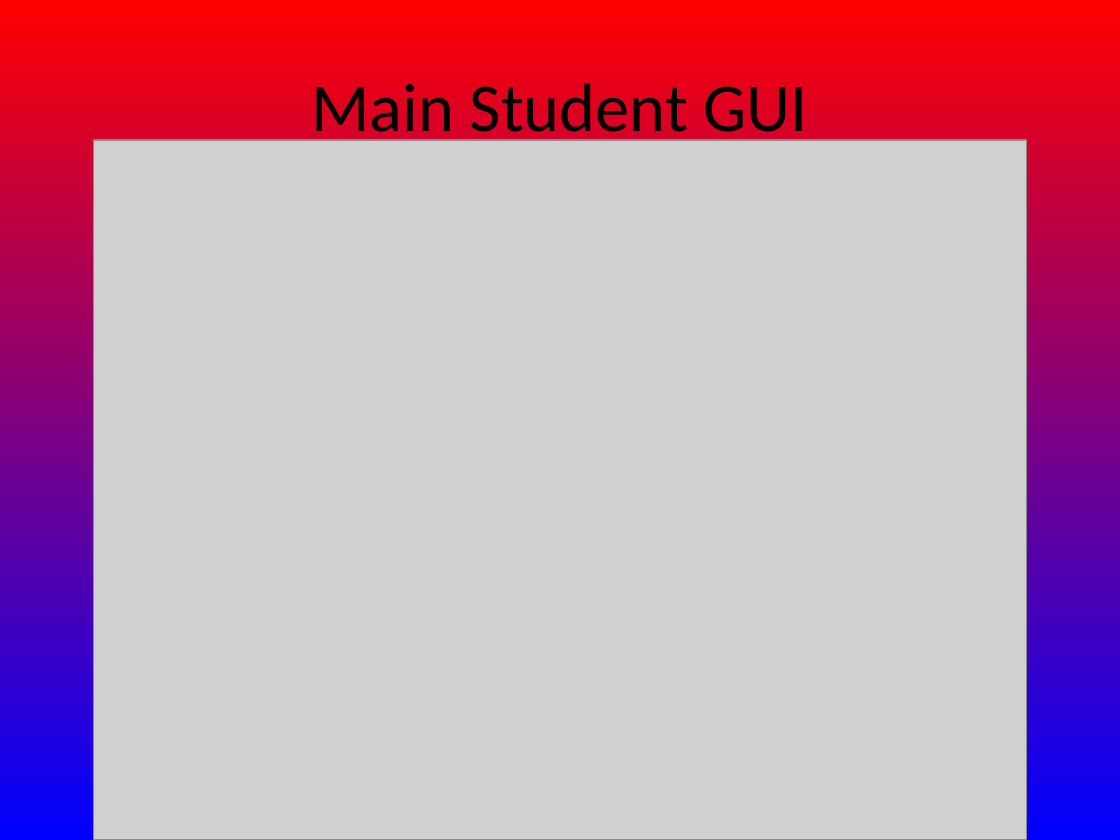
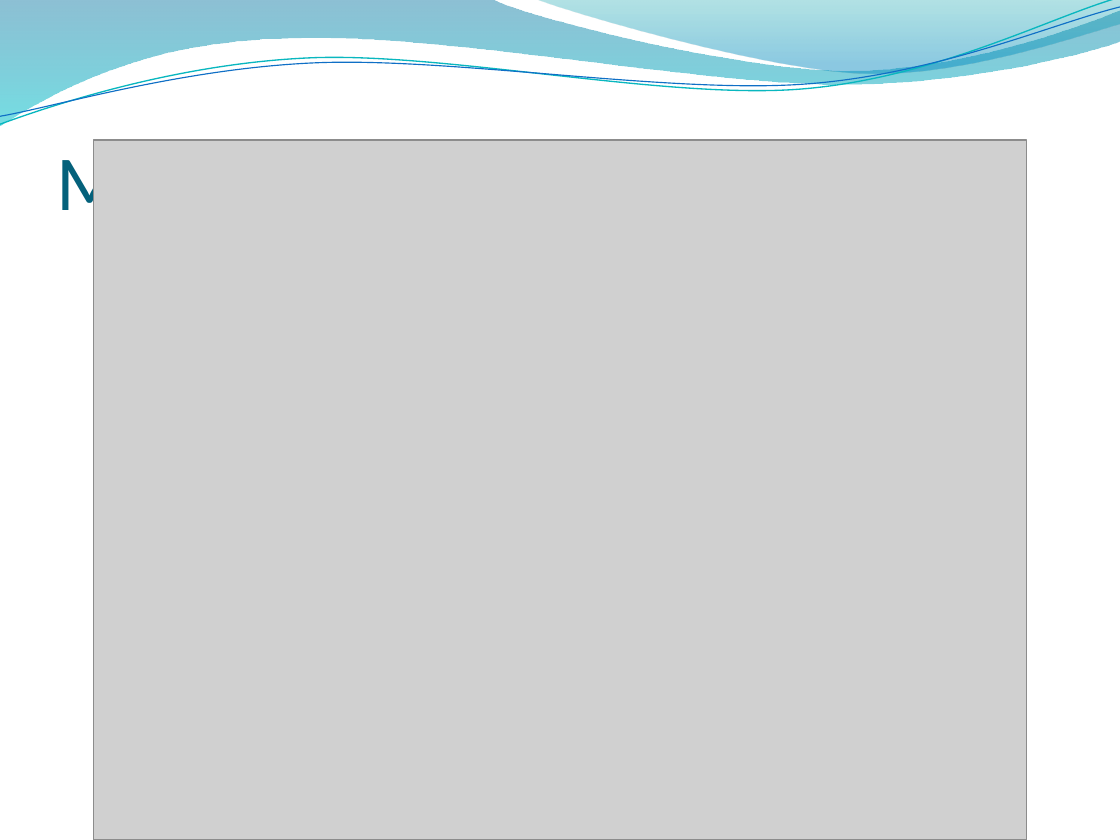
Before and after one commit to MatrixPeckham/majorrequirements336, a slide deck: slide 12 of Documents/Design review PPT.pptx. Drawn at 1120x840 pixels with LibreOffice and Linux fonts; fonts in the diff are those of the drawing; grey boxes stand for pictures; background and template pictures are left out. Boxes give left, top, right and bottom in pixels: in the first picture for what was removed or moved away, otherwise in the second. Text is boxed around its words. In the diff, an @@ line names an element or a change of style, - is before the commit and + after.

```diff
--- a/Documents/Design review PPT.pptx
+++ b/Documents/Design review PPT.pptx
@@ background gradient #FF0000 to #0000FF to picture (left out) @@
@@ freeform shape added at [0,0,1120,127], fill gradient #0074A1 to #00C6CF @@
@@ freeform shape added at [0,0,1120,131], outline #0AB8BF 0.85 pt @@
@@ freeform shape added at [0,7,1120,125], outline #0F6FC6 0.75 pt @@
@@ freeform shape added at [536,0,1120,77], fill gradient #00A1A9 to #008BBF @@
@@ title "Main Student GUI": place and size @@
-title "Main Student GUI" at [311,83,808,147]
+title "Main Student GUI" at [56,137,620,232]
@@ title "Main Student GUI" at [56,137,620,232]: size 44 to 50 pt, text colour #000000 to #04617B; alignment centre to left; vertical alignment middle to bottom @@
```
Also in this commit, not shown: 14 other slides changed.
